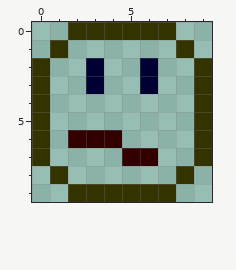
A pixel-art sprite gets an edit: public/themes/default/img/smileys/nope.png. Above: the version before the commit.
The file is 10x10 pixels.
Now the later version:
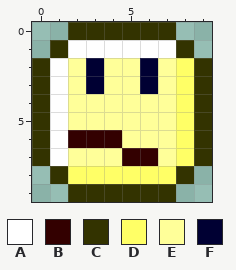
Palette (. is transparent): A #ffffff  B #330000  C #333300  D #ffff66  E #ffff99  F #000033
What changed:
Colour A is added in row 1 at x 2 to 7; in rows 2 to 7 at x 1.
Colour D is added in rows 2 to 7 at x 8; in row 8 at x 2 to 7.
Colour E is added in rows 2 to 3 at x 2, 4 to 5 and 7; in rows 4 to 5 at x 2 to 7; in row 6 at x 5 to 7; in row 7 at x 2 to 4 and 7.
Boxes around the changes in both pictures, in picture pixels (x1, y1, x2, y2):
added: (50, 40, 194, 184)
